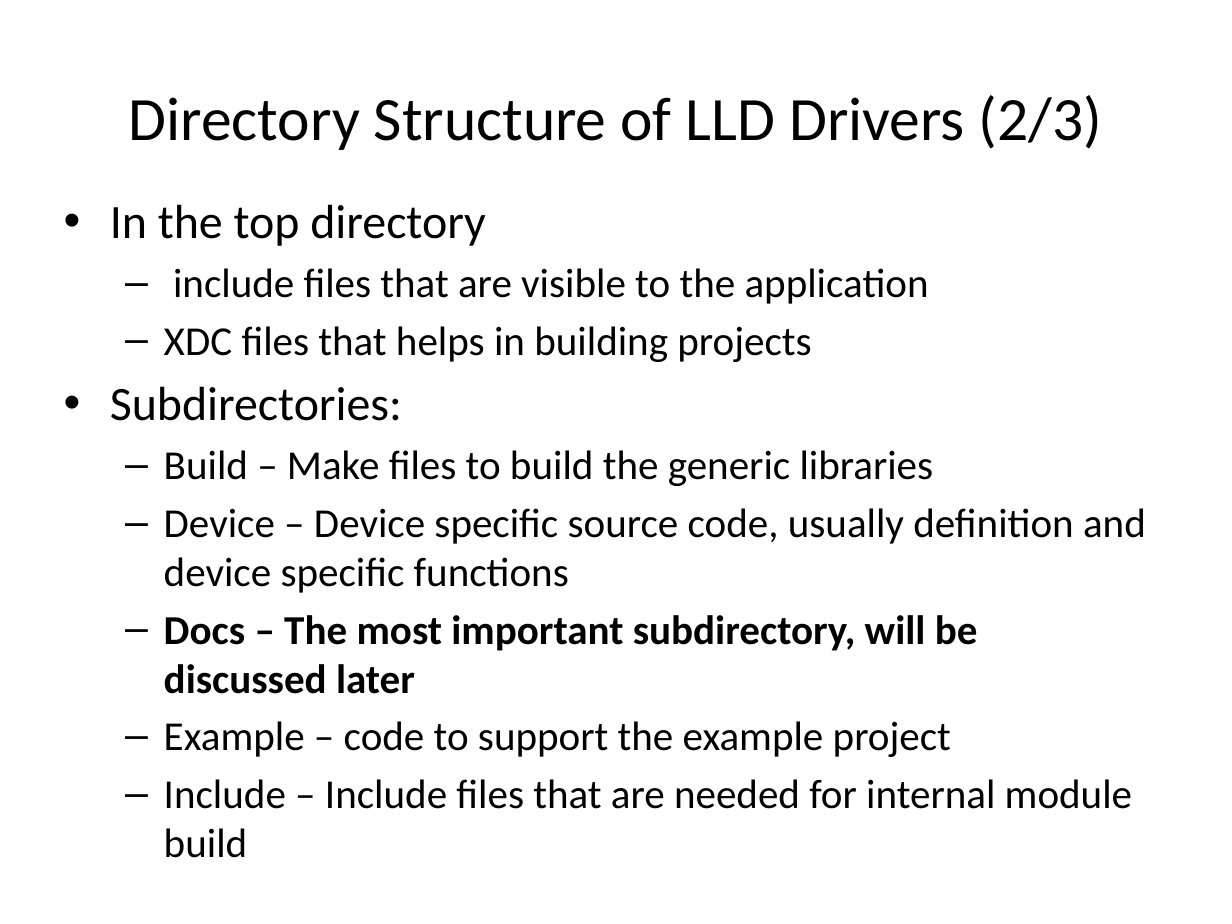
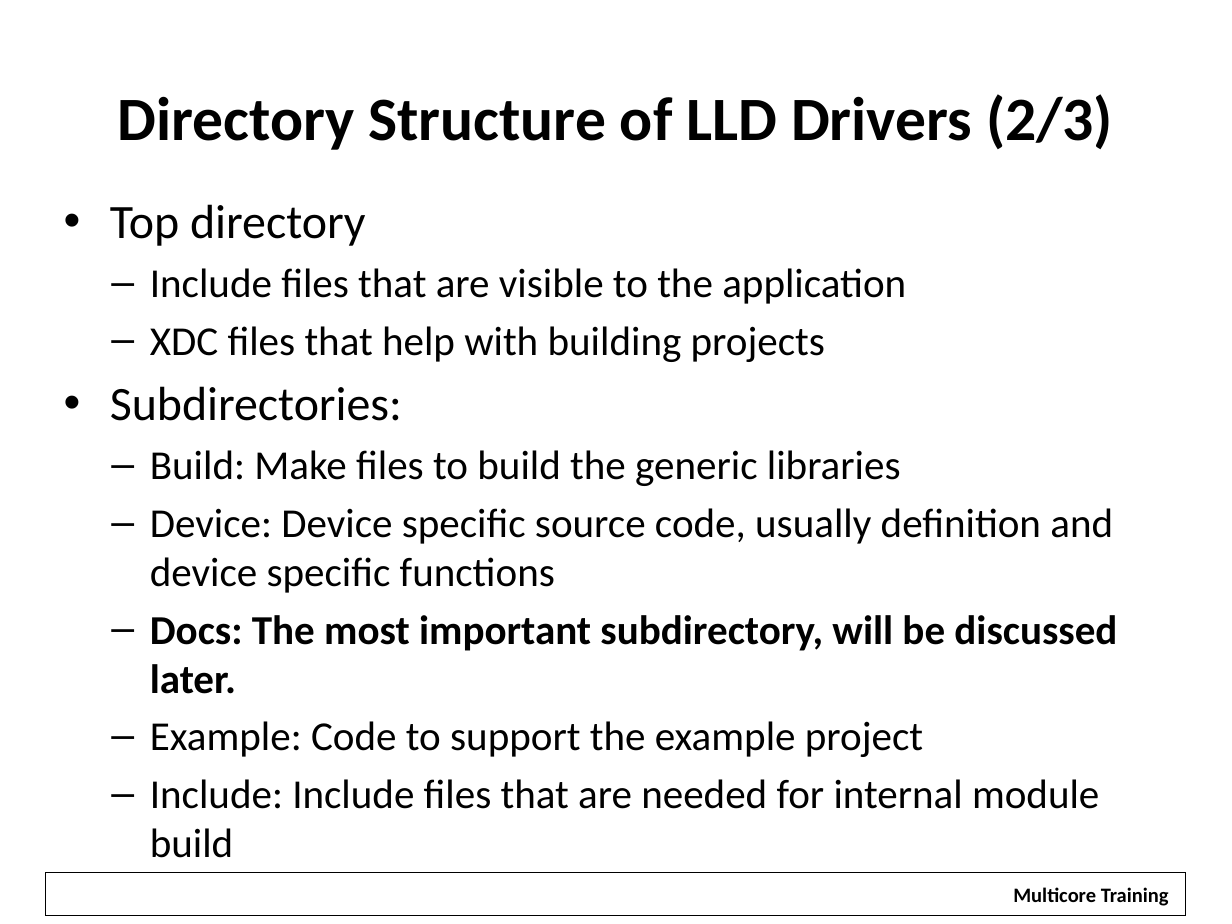
Before and after one commit to hari1989/keystone-workshop, a slide deck: slide 41 of preliminary/Working/presentations/KeyStone Peripherals Usage.pptx (slide 40 before the commit). Drawn at 1232x924 pixels with LibreOffice and Linux fonts; fonts in the diff are those of the drawing; background and template pictures are left out. Boxes give left, top, right and bottom in pixels: in the first picture for what was removed or moved away, otherwise in the second. Text is boxed around its words. In the diff, an @@ line names an element or a change of style, - is before the commit and + after.

```diff
--- a/preliminary/Working/presentations/KeyStone Peripherals Usage.pptx
+++ b/preliminary/Working/presentations/KeyStone Peripherals Usage.pptx
@@ title "Directory Structure of LLD Drivers ..." at <box>118,94,1113,150</box>: bold on @@
@@ text at <box>110,204,906,362</box>: text changed @@
-• In the top directory
-  – include files that are visible to the application
-  – XDC files that helps in building projects
+• Top directory
+  – Include files that are visible to the application
+  – XDC files that help with building projects
@@ text at <box>150,450,1117,858</box>: text changed @@
-  – Build – Make files to build the generic libraries
-  – Device – Device specific source code, usually definition and device specific functions
-  – Docs – The most important subdirectory, will be discussed later
-  – Example – code to support the example project
-  – Include – Include files that are needed for internal module build
+  – Build: Make files to build the generic libraries
+  – Device: Device specific source code, usually definition and device specific functions
+  – Docs: The most important subdirectory, will be discussed later.
+  – Example: Code to support the example project
+  – Include: Include files that are needed for internal module build
@@ rectangle added at <box>46,872,1186,915</box>, outline #000000 0.75 pt @@
@@ rectangle added at <box>999,876,1181,913</box>, fill #FFFFFF, 12 pt, text #000000, bold @@
+Multicore Training
```
Also in this commit, not shown: 83 other slides changed, 8 slides added, 5 slides removed.
